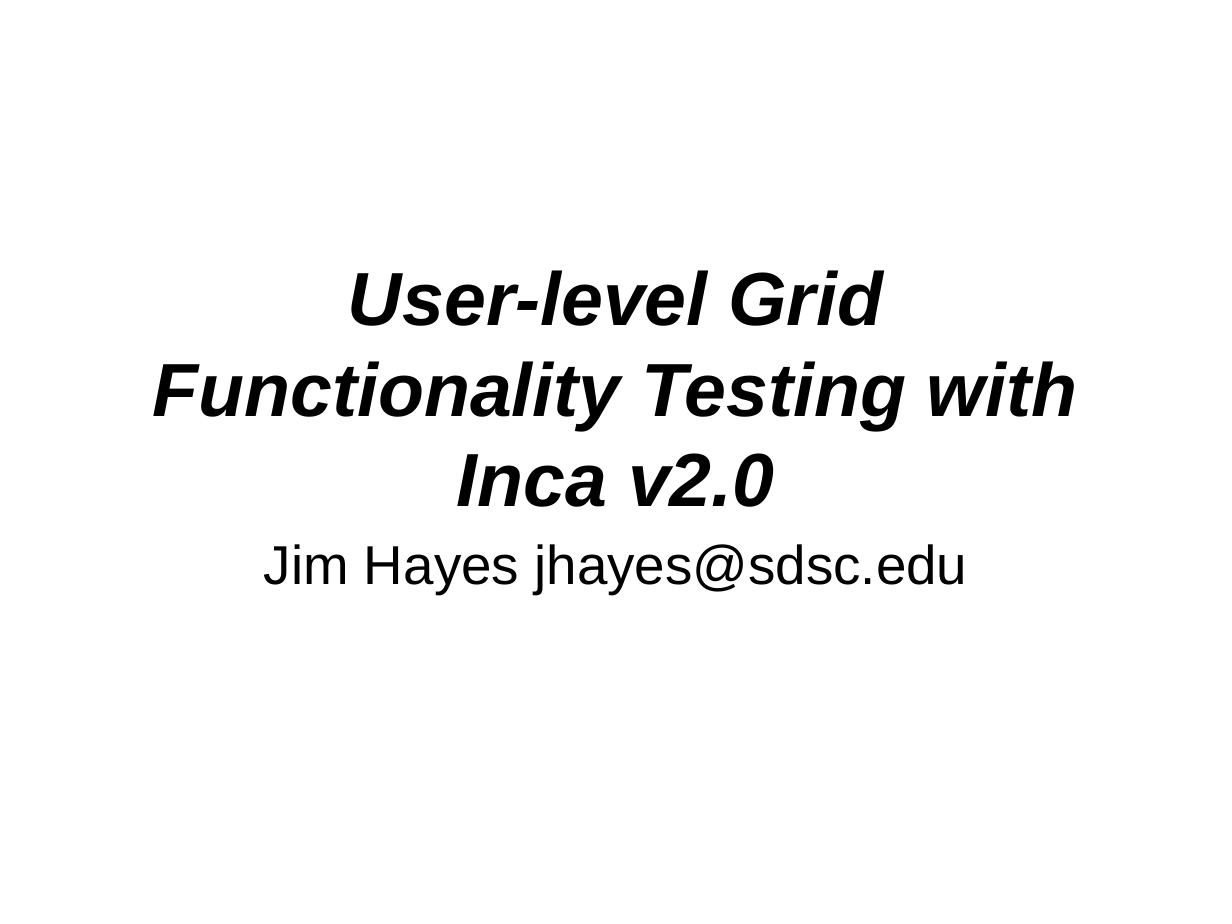
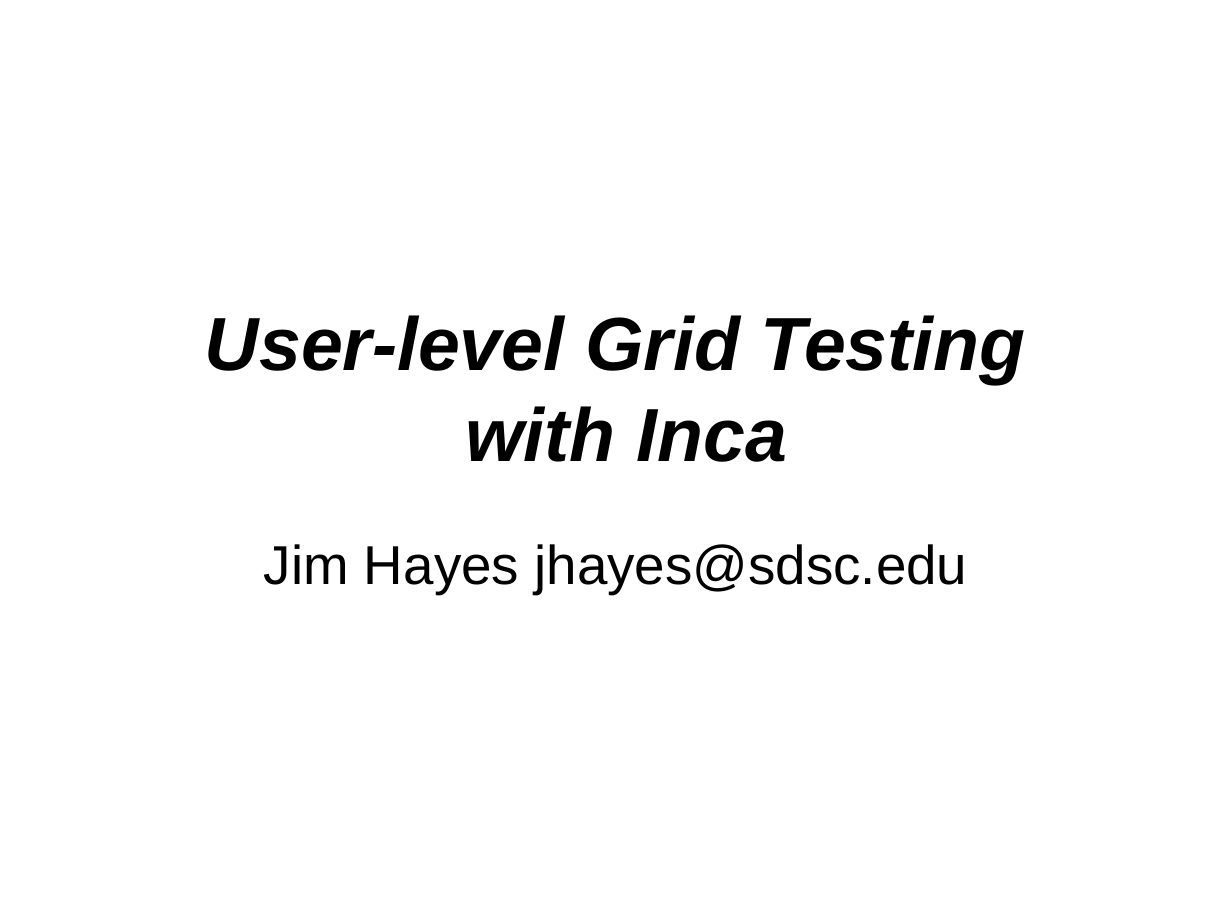
Before and after one commit to IncaProject/inca-xsede, a slide deck: slide 1 of talks/sc06/preview.ppt. Drawn at 1232x924 pixels with LibreOffice and Linux fonts; fonts in the diff are those of the drawing; background and template pictures are left out. Boxes give left, top, right and bottom in pixels: in the first picture for what was removed or moved away, otherwise in the second. Text is boxed around its words. In the diff, an @@ line names an element or a change of style, - is before the commit and + after.

Commit message:
Make the title a bit less specific.

```diff
--- a/talks/sc06/preview.ppt
+++ b/talks/sc06/preview.ppt
@@ title at (x1=205, y1=315, x2=1026, y2=462): text changed @@
-User-level Grid Functionality Testing with Inca v2.0
+User-level Grid Testing
+with Inca
```
